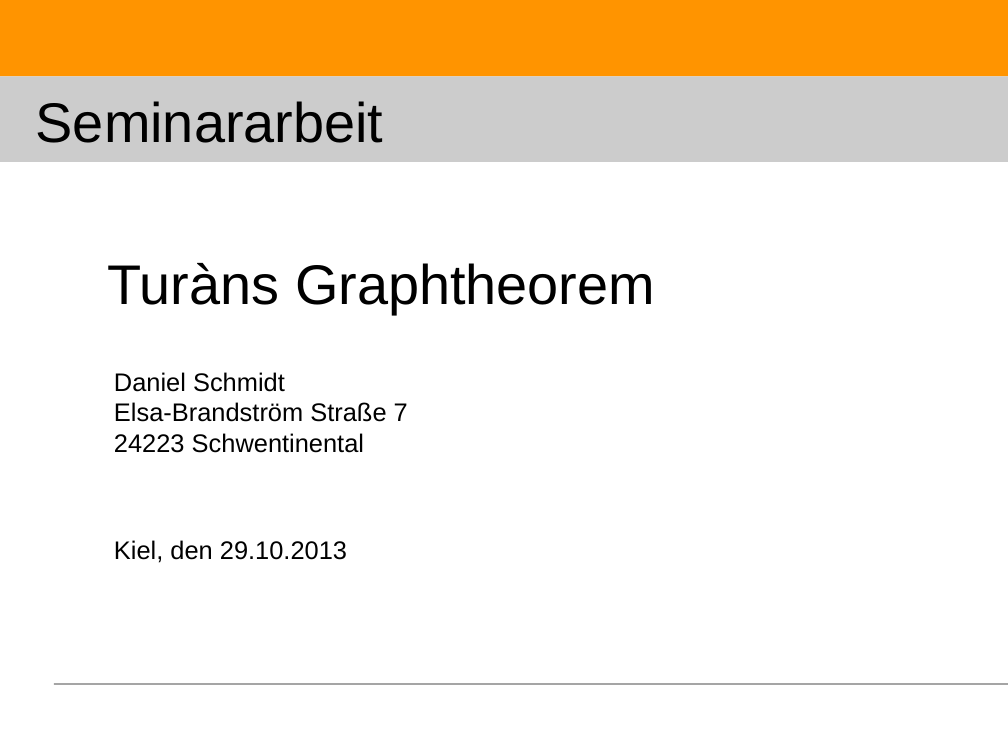
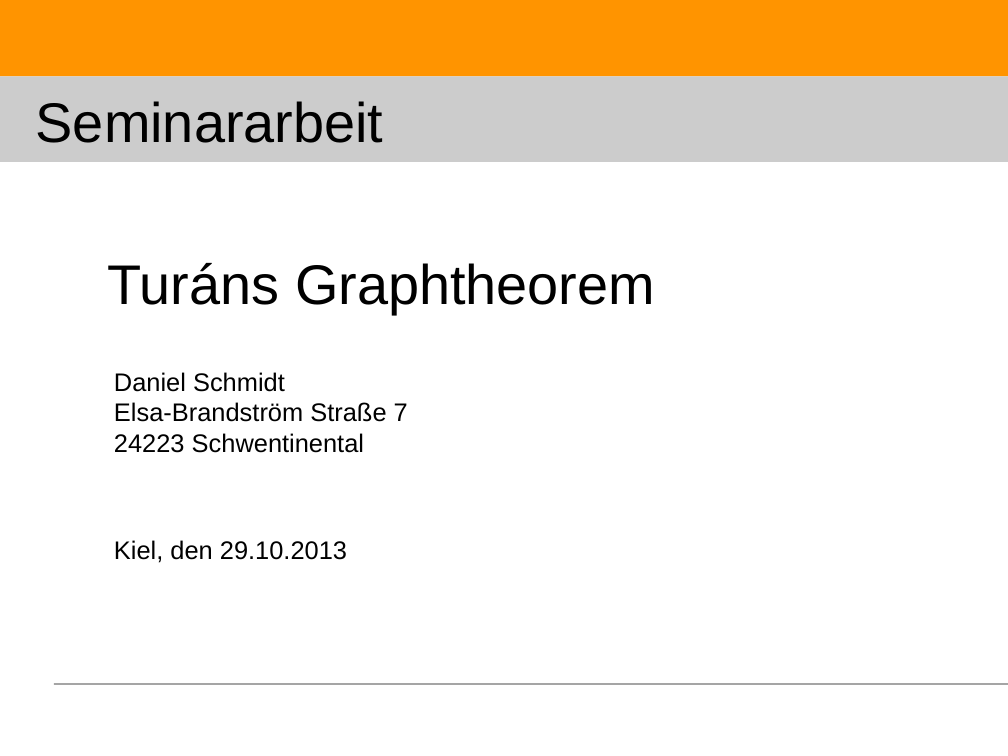
Before and after one commit to DanielMSchmidt/kombinatorik, a slide deck: slide 1 of Kombinatorik.odp. Drawn at 1008x756 pixels with LibreOffice and Linux fonts; fonts in the diff are those of the drawing. Boxes give left, top, right and bottom in pixels: in the first picture for what was removed or moved away, otherwise in the second. Text is boxed around its words. In the diff, an @@ line names an element or a change of style, - is before the commit and + after.

```diff
--- a/Kombinatorik.odp
+++ b/Kombinatorik.odp
@@ title at [108,263,655,314]: text changed @@
-Turàns Graphtheorem
+Turáns Graphtheorem
```
Also in this commit, not shown: 7 other slides changed, 9 other files.
